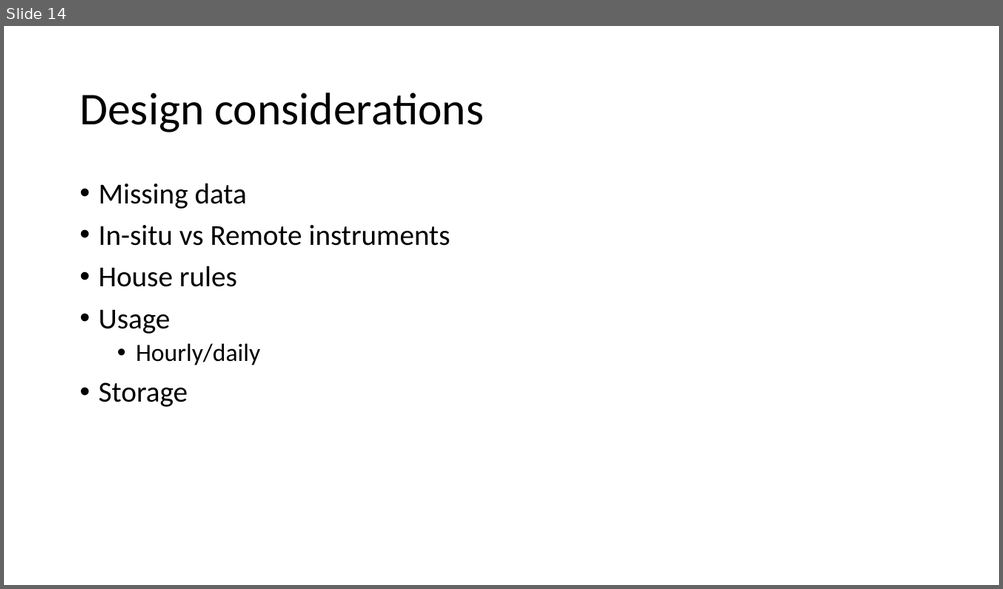
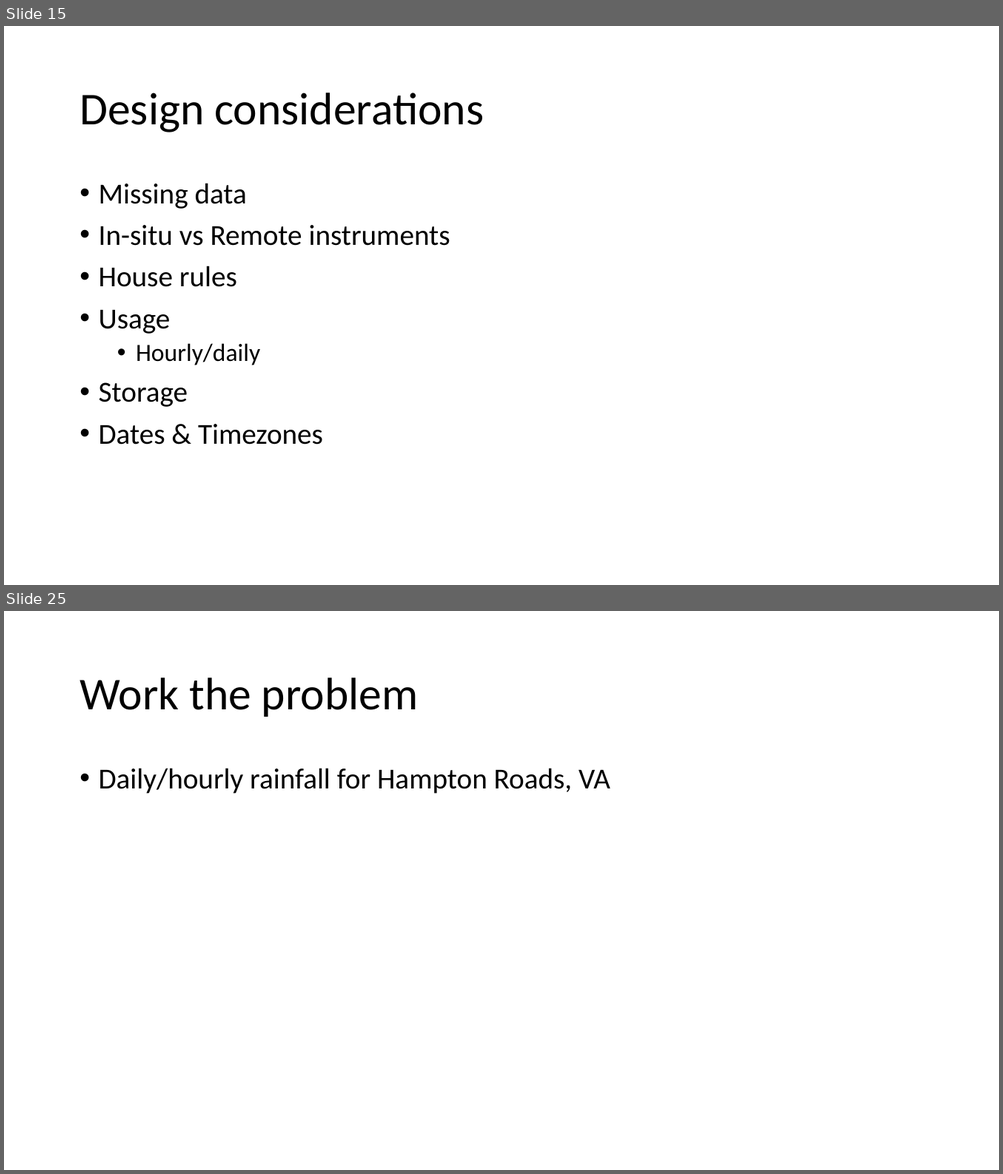
Before and after one commit to billinkc/presentations, a slide deck: IntegratingWeatherData/IntegratingWeatherData.pptx. Shown one above the other, each under a label of ours: slide 14 before the commit, slides 15 and 25 after it; the slides between them are not shown. The pictures are 1003x589 and 1003x1174 pixels, drawn with LibreOffice and Linux fonts; fonts in the diff are those of the drawing. Boxes give left, top, right and bottom in pixels: in the first picture for what was removed or moved away, otherwise in the second. Text is boxed around its words. In the diff, an @@ line names an element or a change of style, - is before the commit and + after.

```diff
--- a/IntegratingWeatherData/IntegratingWeatherData.pptx
+++ b/IntegratingWeatherData/IntegratingWeatherData.pptx
@@ slide 25 added at <box>4,611,999,1170</box>, background #FFFFFF @@
@@ title added at <box>79,678,418,717</box>, 44 pt, text #000000 @@
+Work the problem
@@ text added at <box>99,768,610,794</box>, 28 pt, text #000000 @@
+• Daily/hourly rainfall for Hampton Roads, VA
@@ what was slide 14 is now slide 15 @@
@@ slide 15 changed as well @@
@@ text at <box>99,424,323,445</box>: paragraph added @@
+• Dates & Timezones
```
Also in this commit, not shown: 2 other slides changed, 11 other slides added, 1 slide removed, 1 other file.
